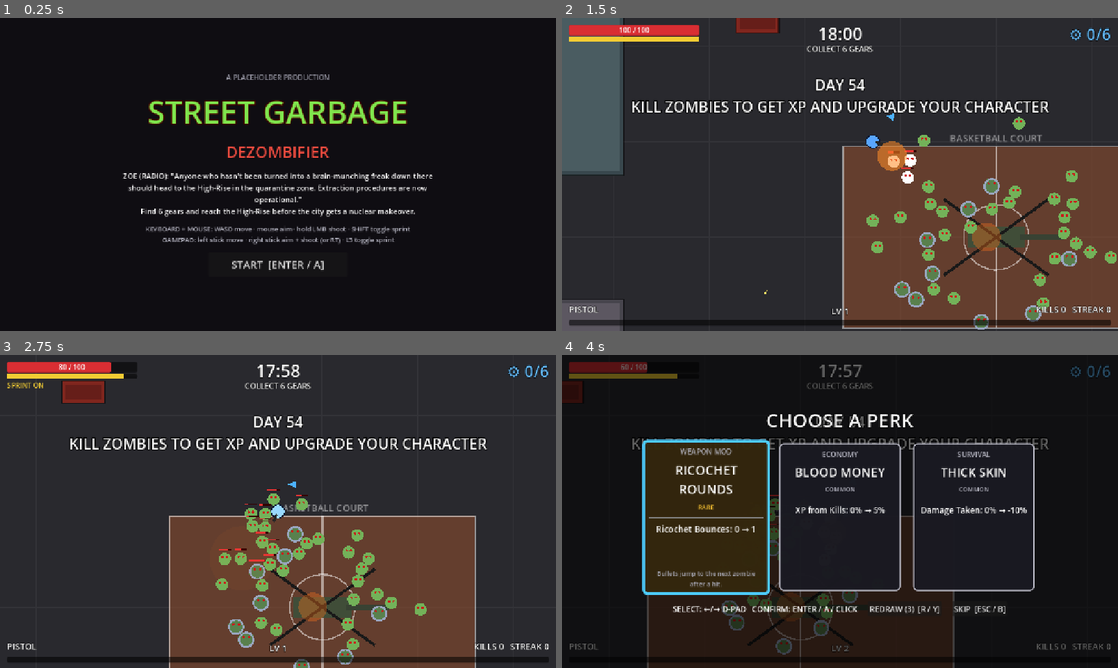
Above: before the commit, frames 1-4 (two rows, left to right).
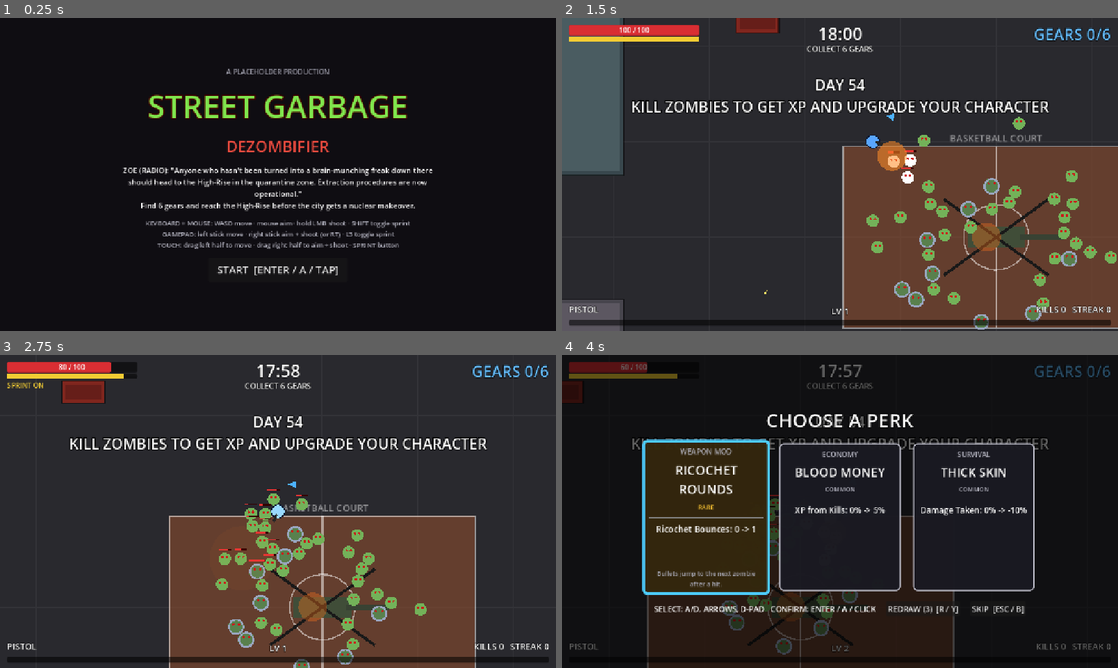
Above: after the commit, the same moments.

Repository: dave-frazzetto/street-garbage-4
Game: Godot game, scene res://tests/screenshots.tscn
The game is run twice, just before and just after one commit, with the same random seed, the same clock (stepped at 60 frames per second) and the same inputs. This scene is started directly instead of the project's main scene.
Inputs (mouse positions are in pixels of both pictures, inside the frame that each line leads up to):
- Up to frame 1 (0.25 s): no input
- Up to frame 2 (1.5 s): click "START [ENTER / A]" (after the commit: "START [ENTER / A / TAP]") at 0.5 s; tap Enter (start_game) at 1.25 s; move the mouse to (962, 158) at 1.27 s; press the mouse at (962, 158) at 1.28 s; hold D (move_right) from 1.28 s (still down)
- Up to frame 3 (2.75 s): tap Shift (sprint_toggle) at 1.55 s; release D (move_right) at 2 s; release the mouse at (400, 495) at 2 s; drag from (166, 527) to (250, 574) at 2.02 s
- Up to frame 4 (4 s): move the mouse to (895, 442) at 2.77 s; hold D (move_right) 2.78-3.5 s; hold R (perk_redraw) 2.78-3.5 s; click (895, 442) at 2.92 s; tap Shift (sprint_toggle) at 3.05 s; drag from (812, 574) to (673, 464) at 3.52 s

The runs differ from the first frame. In frame 1, 9.5% of the frame differs, in the area x 22-78%, y 16-83%; in frame 2, 0.2%; in frame 3, 0.2%; in frame 4, 1.4%.

Commit message:
Slice 2: mobile touch twin-sticks and HTML5 build for itch.io
- TouchControls: floating left move stick, right aim+fire stick (multi-touch), SPRINT button,
  shown only on touch screens during gameplay, rotate-to-landscape overlay
- PlayerInput ignores touch-emulated mouse events; Level.set_touch_input/toggle_sprint API
- Web export preset (single-threaded), scripts/build_web.sh zips for itch.io
- scripts/serve_web.js + scripts/web_smoke.js: headless Chrome loads the build and drives touch
- HUD/perk text use ASCII so they render with the bundled web font
- tests/test_touch, PRD slice-2, ADR single-threaded-web-export-for-itch-io

Co-Authored-By: Claude Opus 5.5 <noreply@anthropic.com>

Diff:
--- a/core/game_flow.gd
+++ b/core/game_flow.gd
@@ -20,6 +20,7 @@
 @onready var title_screen: TitleScreen = $TitleScreen
 @onready var end_screen: EndScreen = $EndScreen
 @onready var level_slot: Node = $LevelSlot
+@onready var touch_controls: TouchControls = $TouchControls
 
 var run: RunState
 var stats: PlayerStats
@@ -35,6 +36,9 @@
 	perk_select.perk_chosen.connect(_on_perk_chosen)
 	perk_select.redraw_requested.connect(_on_redraw)
 	perk_select.skipped.connect(_on_skip)
+	touch_controls.sprint_pressed.connect(_on_touch_sprint)
+	touch_controls.first_touch.connect(func() -> void: touch_controls.set_gameplay_active(_gameplay_active()))
+	touch_controls.set_gameplay_active(false)
 	hud.visible = false
 	if auto_start:
 		start_run.call_deferred()
@@ -42,7 +46,7 @@
 
 func start_run() -> void:
 	_clear_level()
-	get_tree().paused = false
+	_set_paused(false)
 	title_screen.visible = false
 	end_screen.visible = false
 	perk_select.close()
@@ -64,13 +68,29 @@
 	hud.visible = true
 	_refresh_hud()
 	hud.show_banner("DAY %d\nKILL ZOMBIES TO GET XP AND UPGRADE YOUR CHARACTER" % run.config.day_number, 5.0)
+	touch_controls.set_gameplay_active(_gameplay_active())
 	run_started.emit()
+
+
+func _on_touch_sprint() -> void:
+	if level != null:
+		level.toggle_sprint()
 
 
 func _process(delta: float) -> void:
 	if run == null or run.is_over() or get_tree().paused:
 		return
+	level.set_touch_input(touch_controls.move_vector, touch_controls.aim_vector)
 	run.tick(delta)
+
+
+func _gameplay_active() -> bool:
+	return run != null and not run.is_over() and not get_tree().paused
+
+
+func _set_paused(paused: bool) -> void:
+	get_tree().paused = paused
+	touch_controls.set_gameplay_active(_gameplay_active())
 
 
 func _connect_run() -> void:
@@ -144,7 +164,7 @@
 	if _hand.is_empty():
 		run.consume_level_up()
 		return
-	get_tree().paused = true
+	_set_paused(true)
 	perk_select.open(_cards_for(_hand), run.redraws_left, run.pending_level_ups)
 
 
@@ -188,14 +208,14 @@
 		_deal_hand()
 		return
 	perk_select.close()
-	get_tree().paused = false
+	_set_paused(false)
 
 
 # --- End of run ------------------------------------------------------------
 
 func _on_run_ended(outcome: RunState.Outcome) -> void:
 	perk_select.close()
-	get_tree().paused = true
+	_set_paused(true)
 	var minutes: int = floori(run.elapsed / 60.0)
 	var seconds: int = floori(run.elapsed) % 60
 	var lines: PackedStringArray = [
--- a/core/game_flow.tscn
+++ b/core/game_flow.tscn
@@ -9,6 +9,7 @@
 [ext_resource type="PackedScene" path="res://ui/perks/perk_select.tscn" id="7_perks"]
 [ext_resource type="PackedScene" path="res://ui/screens/title_screen.tscn" id="8_title"]
 [ext_resource type="PackedScene" path="res://ui/screens/end_screen.tscn" id="9_end"]
+[ext_resource type="PackedScene" path="res://ui/touch/touch_controls.tscn" id="10_touch"]
 
 [node name="GameFlow" type="Node"]
 script = ExtResource("1_flow")
@@ -21,6 +22,8 @@
 
 [node name="Hud" parent="." instance=ExtResource("6_hud")]
 
+[node name="TouchControls" parent="." instance=ExtResource("10_touch")]
+
 [node name="PerkSelect" parent="." instance=ExtResource("7_perks")]
 
 [node name="TitleScreen" parent="." instance=ExtResource("8_title")]
--- a/data/perks/effects/grant_gear_effect.gd
+++ b/data/perks/effects/grant_gear_effect.gd
@@ -11,7 +11,7 @@
 
 
 func describe(ctx: PerkContext) -> String:
-	return "Gears: %d → %d" % [ctx.run.gears, mini(ctx.run.gears + count, ctx.run.config.gears_required)]
+	return "Gears: %d -> %d" % [ctx.run.gears, mini(ctx.run.gears + count, ctx.run.config.gears_required)]
 
 
 func is_available(ctx: PerkContext) -> bool:
--- a/data/perks/effects/stat_modifier_effect.gd
+++ b/data/perks/effects/stat_modifier_effect.gd
@@ -1,6 +1,6 @@
 class_name StatModifierEffect
 extends PerkEffect
-## Permanently changes one player stat. Card text shows "Stat: before → after".
+## Permanently changes one player stat. Card text shows "Stat: before -> after".
 
 @export var stat: PlayerStats.Stat = PlayerStats.Stat.DAMAGE
 ## FLAT adds to the base value, PERCENT adds to the multiplier (0.125 = +12.5%).
@@ -15,6 +15,6 @@
 func describe(ctx: PerkContext) -> String:
 	var before: float = ctx.stats.get_value(stat)
 	var after: float = ctx.stats.preview_value(stat, mode, amount)
-	return "%s: %s → %s" % [
+	return "%s: %s -> %s" % [
 		PlayerStats.stat_name(stat), ctx.stats.format_value(stat, before), ctx.stats.format_value(stat, after)
 	]
--- a/data/perks/perk.gd
+++ b/data/perks/perk.gd
@@ -48,7 +48,7 @@
 	return true
 
 
-## Lines describing what taking this perk now would do, e.g. "Rate of Fire: 0% → 12.5%".
+## Lines describing what taking this perk now would do, e.g. "Rate of Fire: 0% -> 12.5%".
 func describe(ctx: PerkContext) -> PackedStringArray:
 	var lines: PackedStringArray = []
 	for effect: PerkEffect in effects:
--- a/rules/player_stats.gd
+++ b/rules/player_stats.gd
@@ -32,11 +32,11 @@
 
 ## How a stat is written on a perk card.
 enum Format {
-	NUMBER, ## plain number, e.g. "100 → 120"
-	PER_SECOND, ## "0 → 0.5/s"
-	BONUS_PERCENT, ## multiplier shown as bonus over base, e.g. "0% → 12.5%"
-	ABSOLUTE_PERCENT, ## fraction shown as percent, e.g. "6% → 11%"
-	COUNT, ## integer, e.g. "0 → 1"
+	NUMBER, ## plain number, e.g. "100 -> 120"
+	PER_SECOND, ## "0 -> 0.5/s"
+	BONUS_PERCENT, ## multiplier shown as bonus over base, e.g. "0% -> 12.5%"
+	ABSOLUTE_PERCENT, ## fraction shown as percent, e.g. "6% -> 11%"
+	COUNT, ## integer, e.g. "0 -> 1"
 }
 
 const STAT_INFO: Dictionary = {
--- a/tests/test_rules.gd
+++ b/tests/test_rules.gd
@@ -102,8 +102,8 @@
 
 func test_trigger_happy_card_text_matches_original() -> void:
 	var ctx: PerkContext = PerkContext.new(RunState.new(RunConfig.new()), PlayerStats.new())
-	check_eq(_perk("trigger_happy").describe(ctx)[0], "Rate of Fire: 0% → 12.5%", "trigger happy text")
-	check_eq(_perk("blood_money").describe(ctx)[0], "XP from Kills: 0% → 5%", "blood money text")
+	check_eq(_perk("trigger_happy").describe(ctx)[0], "Rate of Fire: 0% -> 12.5%", "trigger happy text")
+	check_eq(_perk("blood_money").describe(ctx)[0], "XP from Kills: 0% -> 5%", "blood money text")
 
 
 func test_every_perk_applies() -> void:
--- /dev/null
+++ b/tests/test_touch.gd
@@ -0,0 +1,91 @@
+extends TestCase
+## Slice 2: drives the on-screen twin sticks with simulated multi-touch (T1-T5, T8) inside the real game flow.
+
+var flow: GameFlow
+
+
+func _ready() -> void:
+	flow = (load("res://core/game_flow.tscn") as PackedScene).instantiate() as GameFlow
+	flow.seed_value = 99
+	(flow.get_node("TouchControls") as TouchControls).force_visible = true
+	add_child(flow)
+	run_all()
+
+
+## Converts a viewport position into window coordinates (events are scaled by the stretch transform).
+func _win(pos: Vector2) -> Vector2:
+	return flow.get_viewport().get_final_transform() * pos
+
+
+func _touch(index: int, pos: Vector2, pressed: bool) -> void:
+	var ev: InputEventScreenTouch = InputEventScreenTouch.new()
+	ev.index = index
+	ev.position = _win(pos)
+	ev.pressed = pressed
+	Input.parse_input_event(ev)
+
+
+func _drag(index: int, pos: Vector2) -> void:
+	var ev: InputEventScreenDrag = InputEventScreenDrag.new()
+	ev.index = index
+	ev.position = _win(pos)
+	Input.parse_input_event(ev)
+
+
+func test_1_hidden_until_gameplay() -> void:
+	check(not flow.touch_controls.visible, "touch controls hidden on title")
+	flow.start_run()
+	await wait_frames(3)
+	check(flow.touch_controls.visible, "touch controls shown in gameplay")
+	flow.level.player.health.max_health = 100000.0
+	flow.level.player.health.current = 100000.0
+
+
+func test_2_left_stick_moves() -> void:
+	var p: Player = flow.level.player
+	var x0: float = p.global_position.x
+	_touch(0, Vector2(300, 500), true)
+	_drag(0, Vector2(420, 500))
+	await wait_frames(20)
+	check(flow.touch_controls.move_vector.x > 0.9, "move stick vector right (%s)" % str(flow.touch_controls.move_vector))
+	check(p.global_position.x > x0 + 30.0, "player moved right by touch")
+	check_eq(p.input.device, PlayerInput.Device.TOUCH, "touch device (emulated mouse ignored)")
+
+
+func test_3_both_sticks_at_once() -> void:
+	var p: Player = flow.level.player
+	var shots: Array[int] = [0]
+	p.weapon.fired.connect(func() -> void: shots[0] += 1)
+	_touch(1, Vector2(950, 450), true)
+	_drag(1, Vector2(950, 560))
+	await wait_frames(30)
+	check(flow.touch_controls.move_vector.length() > 0.9, "move stick still held")
+	check(flow.touch_controls.aim_vector.y > 0.9, "aim stick down")
+	check(p.input.is_firing(), "aim stick past threshold fires")
+	check(p.input.get_aim_direction().dot(Vector2.DOWN) > 0.9, "aims down")
+	check(shots[0] > 0, "shots fired by touch (%d)" % shots[0])
+	check_eq(p.input.device, PlayerInput.Device.TOUCH, "still touch device")
+
+
+func test_4_release_stops() -> void:
+	_touch(0, Vector2(420, 500), false)
+	_touch(1, Vector2(950, 560), false)
+	await wait_frames(2)
+	check_eq(flow.touch_controls.move_vector, Vector2.ZERO, "move released")
+	check(not flow.level.player.input.is_firing(), "fire released")
+
+
+func test_5_sprint_button() -> void:
+	flow.touch_controls.sprint_button.pressed.emit()
+	await wait_frames(2)
+	check(flow.level.player.sprinting, "sprint button toggles sprint")
+
+
+func test_6_hidden_during_perk_choice() -> void:
+	flow.run.add_xp(flow.run.xp_needed())
+	await wait_frames(3)
+	check(flow.perk_select.is_open(), "perk hand open")
+	check(not flow.touch_controls.visible, "touch controls hidden during perk choice")
+	flow.perk_select.skipped.emit()
+	await wait_frames(2)
+	check(flow.touch_controls.visible, "touch controls back after choice")
--- /dev/null
+++ b/tests/test_touch.tscn
@@ -0,0 +1,6 @@
+[gd_scene format=3]
+
+[ext_resource type="Script" path="res://tests/test_touch.gd" id="1"]
+
+[node name="Test_touch" type="Node"]
+script = ExtResource("1")
--- a/ui/hud/hud.gd
+++ b/ui/hud/hud.gd
@@ -56,7 +56,7 @@
 
 
 func set_gears(have: int, need: int) -> void:
-	_gear_label.text = "⚙ %d/%d" % [have, need]
+	_gear_label.text = "GEARS %d/%d" % [have, need]
 	_objective_label.text = "REACH THE HIGH-RISE" if have >= need else "COLLECT %d GEARS" % need
 
 
--- a/ui/hud/hud.tscn
+++ b/ui/hud/hud.tscn
@@ -125,7 +125,7 @@
 theme_override_constants/outline_size = 6
 theme_override_colors/font_outline_color = Color(0, 0, 0, 1)
 theme_override_font_sizes/font_size = 36
-text = "⚙ 0/6"
+text = "GEARS 0/6"
 horizontal_alignment = 2
 
 [node name="BannerLabel" type="Label" parent="Root"]
--- a/ui/perks/perk_card.tscn
+++ b/ui/perks/perk_card.tscn
@@ -43,7 +43,7 @@
 layout_mode = 2
 size_flags_vertical = 3
 theme_override_font_sizes/font_size = 19
-text = "Rate of Fire: 0% → 12.5%"
+text = "Rate of Fire: 0% -> 12.5%"
 horizontal_alignment = 1
 autowrap_mode = 3
 
--- a/ui/perks/perk_select.tscn
+++ b/ui/perks/perk_select.tscn
@@ -52,7 +52,7 @@
 [node name="Hint" type="Label" parent="Center/VBox/Buttons"]
 layout_mode = 2
 theme_override_font_sizes/font_size = 18
-text = "SELECT: ←/→ D-PAD   CONFIRM: ENTER / A / CLICK"
+text = "SELECT: A/D, ARROWS, D-PAD   CONFIRM: ENTER / A / CLICK"
 
 [node name="RedrawButton" type="Button" parent="Center/VBox/Buttons"]
 unique_name_in_owner = true
--- a/ui/screens/title_screen.tscn
+++ b/ui/screens/title_screen.tscn
@@ -61,7 +61,8 @@
 theme_override_colors/font_color = Color(0.7, 0.7, 0.75, 1)
 theme_override_font_sizes/font_size = 15
 text = "KEYBOARD + MOUSE: WASD move · mouse aim · hold LMB shoot · SHIFT toggle sprint
-GAMEPAD: left stick move · right stick aim + shoot (or RT) · L3 toggle sprint"
+GAMEPAD: left stick move · right stick aim + shoot (or RT) · L3 toggle sprint
+TOUCH: drag left half to move · drag right half to aim + shoot · SPRINT button"
 horizontal_alignment = 1
 
 [node name="StartButton" type="Button" parent="Center/VBox"]
@@ -71,4 +72,4 @@
 size_flags_horizontal = 4
 focus_mode = 0
 theme_override_font_sizes/font_size = 24
-text = "START  [ENTER / A]"
+text = "START  [ENTER / A / TAP]"
--- /dev/null
+++ b/ui/touch/touch_controls.gd
@@ -0,0 +1,60 @@
+class_name TouchControls
+extends CanvasLayer
+## On-screen twin sticks and sprint button for touch screens. Pure input view: PlayerInput reads
+## move_vector / aim_vector and listens to sprint_pressed. Hidden on devices without touch until the first touch.
+
+signal sprint_pressed
+signal first_touch
+
+@onready var move_stick: VirtualStick = %MoveStick
+@onready var aim_stick: VirtualStick = %AimStick
+@onready var sprint_button: Button = %SprintButton
+@onready var rotate_overlay: Control = %RotateOverlay
+
+## Force visible (tests, or a settings toggle later).
+@export var force_visible: bool = false
+
+var touch_seen: bool = false
+var move_vector: Vector2:
+	get:
+		return move_stick.vector
+var aim_vector: Vector2:
+	get:
+		return aim_stick.vector
+
+
+func _ready() -> void:
+	touch_seen = force_visible or DisplayServer.is_touchscreen_available()
+	sprint_button.pressed.connect(func() -> void: sprint_pressed.emit())
+	get_viewport().size_changed.connect(_update_layout)
+	_update_layout()
+
+
+func _input(event: InputEvent) -> void:
+	if not (event is InputEventScreenTouch or event is InputEventScreenDrag):
+		return
+	if not touch_seen:
+		touch_seen = true
+		first_touch.emit()
+		_update_layout()
+	if not visible:
+		return
+	# The sprint button sits inside the move area; let the GUI handle touches on it.
+	if event is InputEventScreenTouch and (event as InputEventScreenTouch).pressed \
+			and sprint_button.get_global_rect().has_point((event as InputEventScreenTouch).position):
+		return
+	if move_stick.handle_touch(event) or aim_stick.handle_touch(event):
+		get_viewport().set_input_as_handled()
+
+
+## Shown during gameplay only (game flow calls this when menus open/close).
+func set_gameplay_active(active: bool) -> void:
+	visible = active and touch_seen
+	if not visible:
+		move_stick._reset()
+		aim_stick._reset()
+
+
+func _update_layout() -> void:
+	var s: Vector2 = get_viewport().get_visible_rect().size
+	rotate_overlay.visible = touch_seen and s.y > s.x
--- /dev/null
+++ b/ui/touch/touch_controls.tscn
@@ -0,0 +1,69 @@
+[gd_scene format=3]
+
+[ext_resource type="Script" path="res://ui/touch/touch_controls.gd" id="1_tc"]
+[ext_resource type="Script" path="res://ui/touch/virtual_stick.gd" id="2_stick"]
+
+[node name="TouchControls" type="CanvasLayer"]
+layer = 3
+script = ExtResource("1_tc")
+
+[node name="MoveStick" type="Control" parent="."]
+unique_name_in_owner = true
+anchors_preset = 9
+anchor_right = 0.5
+anchor_bottom = 1.0
+offset_top = 90.0
+grow_vertical = 2
+mouse_filter = 2
+script = ExtResource("2_stick")
+
+[node name="AimStick" type="Control" parent="."]
+unique_name_in_owner = true
+anchors_preset = 11
+anchor_left = 0.5
+anchor_right = 1.0
+anchor_bottom = 1.0
+offset_top = 90.0
+grow_horizontal = 0
+grow_vertical = 2
+mouse_filter = 2
+script = ExtResource("2_stick")
+knob_color = Color(1, 0.55, 0.45, 0.5)
+rest_anchor = Vector2(0.7, 0.7)
+
+[node name="SprintButton" type="Button" parent="."]
+unique_name_in_owner = true
+anchors_preset = 2
+anchor_top = 1.0
+anchor_bottom = 1.0
+offset_left = 24.0
+offset_top = -360.0
+offset_right = 144.0
+offset_bottom = -300.0
+grow_vertical = 0
+focus_mode = 0
+theme_override_font_sizes/font_size = 20
+text = "SPRINT"
+
+[node name="RotateOverlay" type="ColorRect" parent="."]
+unique_name_in_owner = true
+visible = false
+anchors_preset = 15
+anchor_right = 1.0
+anchor_bottom = 1.0
+grow_horizontal = 2
+grow_vertical = 2
+color = Color(0, 0, 0, 0.92)
+
+[node name="Label" type="Label" parent="RotateOverlay"]
+layout_mode = 1
+anchors_preset = 15
+anchor_right = 1.0
+anchor_bottom = 1.0
+grow_horizontal = 2
+grow_vertical = 2
+theme_override_font_sizes/font_size = 36
+text = "ROTATE YOUR DEVICE
+TO LANDSCAPE"
+horizontal_alignment = 1
+vertical_alignment = 1
--- /dev/null
+++ b/ui/touch/virtual_stick.gd
@@ -0,0 +1,75 @@
+class_name VirtualStick
+extends Control
+## A floating touch stick. A touch that starts inside this control's rect places the stick under the finger;
+## dragging sets `vector` (length 0..1). Each stick tracks its own finger, so two sticks work at once.
+
+signal touched
+signal released
+
+@export_range(20, 300) var radius: float = 90.0
+@export var base_color: Color = Color(1, 1, 1, 0.18)
+@export var knob_color: Color = Color(1, 1, 1, 0.45)
+## Where the stick rests (as a fraction of this control's size) when not touched.
+@export var rest_anchor: Vector2 = Vector2(0.3, 0.7)
+
+var vector: Vector2 = Vector2.ZERO
+var _finger: int = -1
+var _center: Vector2
+var _knob: Vector2
+
+
+func _ready() -> void:
+	mouse_filter = Control.MOUSE_FILTER_IGNORE
+	_reset()
+
+
+func is_active() -> bool:
+	return _finger != -1
+
+
+## Fed raw touch events by TouchControls (screen coordinates).
+func handle_touch(event: InputEvent) -> bool:
+	if event is InputEventScreenTouch:
+		var t: InputEventScreenTouch = event as InputEventScreenTouch
+		if t.pressed and _finger == -1 and get_global_rect().has_point(t.position):
+			_finger = t.index
+			_center = t.position - global_position
+			_knob = _center
+			vector = Vector2.ZERO
+			touched.emit()
+			queue_redraw()
+			return true
+		if not t.pressed and t.index == _finger:
+			_reset()
+			released.emit()
+			return true
+	elif event is InputEventScreenDrag:
+		var d: InputEventScreenDrag = event as InputEventScreenDrag
+		if d.index == _finger:
+			var offset: Vector2 = (d.position - global_position) - _center
+			offset = offset.limit_length(radius)
+			_knob = _center + offset
+			vector = offset / radius
+			queue_redraw()
+			return true
+	return false
+
+
+func _reset() -> void:
+	_finger = -1
+	vector = Vector2.ZERO
+	_center = size * rest_anchor
+	_knob = _center
+	queue_redraw()
+
+
+func _notification(what: int) -> void:
+	if what == NOTIFICATION_RESIZED and _finger == -1:
+		_reset()
+
+
+func _draw() -> void:
+	var alpha: float = 1.0 if is_active() else 0.5
+	draw_circle(_center, radius, Color(base_color, base_color.a * alpha))
+	draw_arc(_center, radius, 0, TAU, 48, Color(knob_color, knob_color.a * alpha), 3.0)
+	draw_circle(_knob, radius * 0.42, Color(knob_color, knob_color.a * alpha))
--- a/world/levels/level.gd
+++ b/world/levels/level.gd
@@ -72,6 +72,17 @@
 
 func equip_temporary_weapon(weapon: WeaponData, seconds: float) -> void:
 	player.equip_temporary_weapon(weapon, seconds)
+
+
+## Call down: on-screen stick vectors for this frame.
+func set_touch_input(move: Vector2, aim: Vector2) -> void:
+	if player != null:
+		player.input.set_touch(move, aim)
+
+
+func toggle_sprint() -> void:
+	if player != null:
+		player.input.request_sprint_toggle()
 
 
 func gear_positions() -> Array[Vector2]:
--- a/world/player/player_input.gd
+++ b/world/player/player_input.gd
@@ -23,7 +23,9 @@
 
 func _unhandled_input(event: InputEvent) -> void:
 	if event is InputEventMouseMotion or event is InputEventMouseButton:
-		_set_device(Device.MOUSE_KEYBOARD)
+		# Mouse events emulated from touch must not steal the aim source from the touch sticks.
+		if event.device != InputEvent.DEVICE_ID_EMULATION:
+			_set_device(Device.MOUSE_KEYBOARD)
 	elif event is InputEventJoypadMotion:
 		if absf((event as InputEventJoypadMotion).axis_value) > 0.4:
 			_set_device(Device.GAMEPAD)
@@ -38,6 +40,14 @@
 ## Called by touch controls' sprint button.
 func request_sprint_toggle() -> void:
 	sprint_toggled.emit()
+
+
+## Fed every frame with the on-screen stick vectors (length 0..1). Using a stick switches to touch aim.
+func set_touch(move: Vector2, aim: Vector2) -> void:
+	touch_move = move
+	touch_aim = aim
+	if move.length() > 0.05 or aim.length() > 0.05:
+		_set_device(Device.TOUCH)
 
 
 func get_move_vector() -> Vector2:
Not shown, added: export_presets.cfg
Not shown, added: tests/test_touch.gd.uid
Not shown, added: ui/touch/touch_controls.gd.uid
Not shown, added: ui/touch/virtual_stick.gd.uid
Not shown, added: docs/adr/single-threaded-web-export-for-itch-io.md
Not shown, changed: docs/adr/unified-player-input-component.md
Not shown, changed: docs/prd/slice-1-core-run.md
Not shown, added: docs/prd/slice-2-mobile-touch-and-web-build.md
Not shown, added: scripts/build_web.sh
Not shown, changed: tests/run_tests.sh
